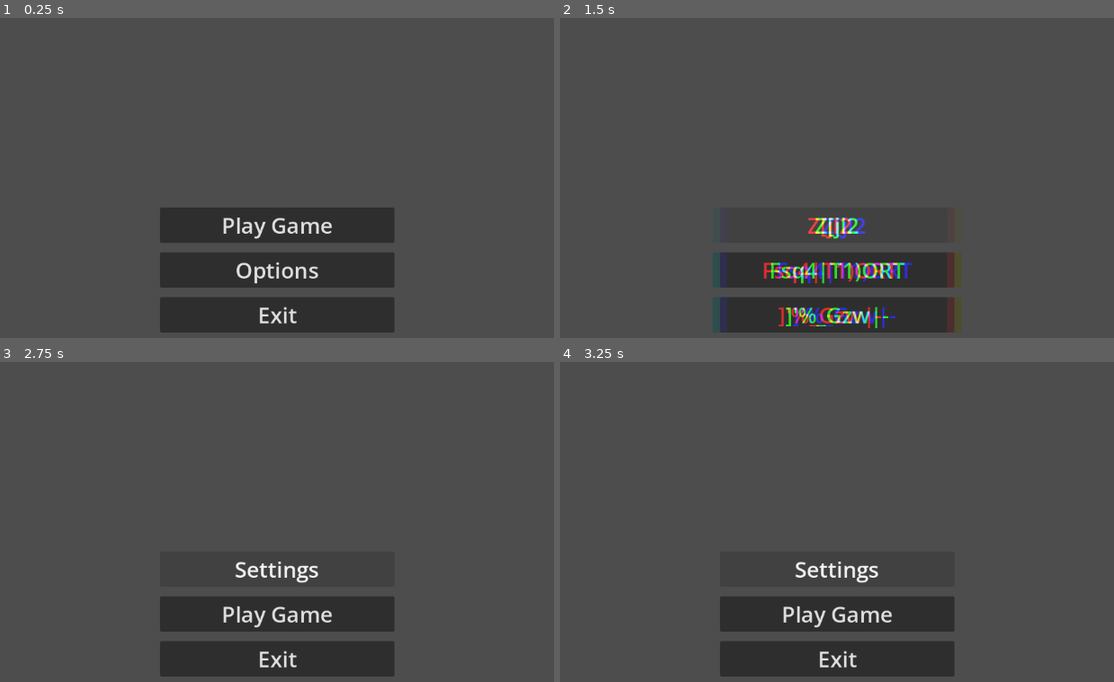
Above: before the commit, frames 1-4 (two rows, left to right).
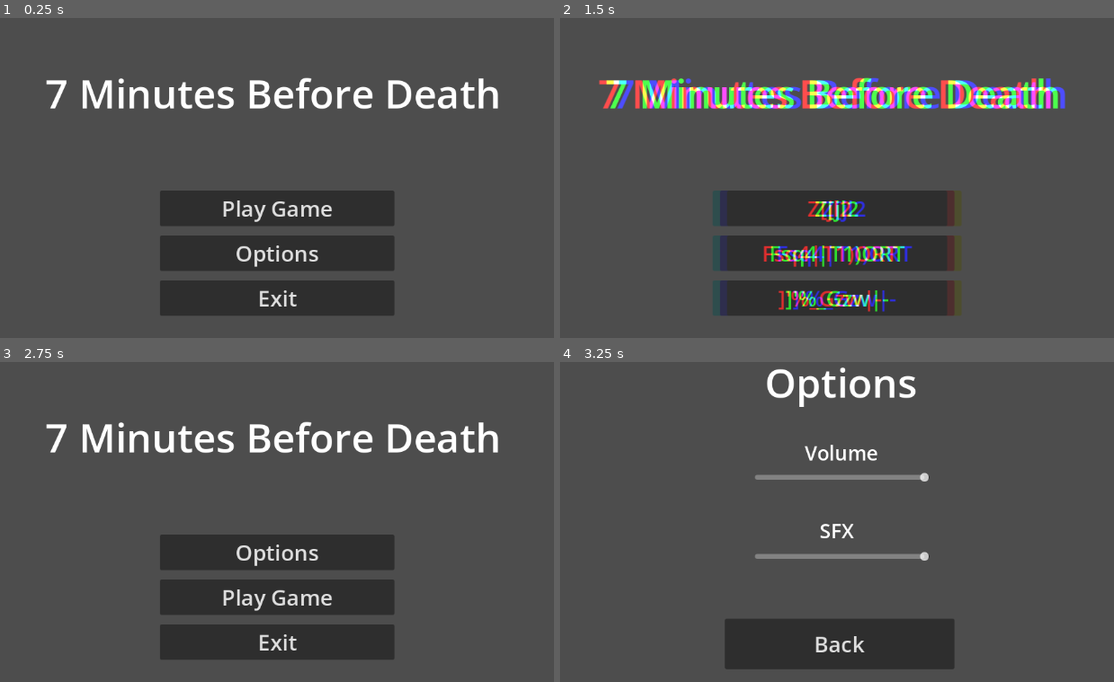
Above: after the commit, the same moments.

Repository: Vixies-Team/7-minutes-before-death
Game: Godot game, scene res://scenes/main_menu.tscn
Same seed, same stepped clock (60 frames per second), same inputs: the game is played once before the commit and once after it. Sound files missing from this copy of the repository are replaced by a short silence.
Inputs:
- Up to frame 1 (0.25 s): no input
- Up to frame 2 (1.5 s): click "Options" at 0.5 s; click "f0)PRx9" at 1.25 s
- Up to frame 3 (2.75 s): click "Z3KGXF@*}" at 2 s
- Up to frame 4 (3.25 s): click "Settings" (after the commit: "Options") at 2.75 s

The runs differ from the first frame. In frame 1, 13% of the frame differs, in the area x 8-90%, y 18-99%; in frame 2, 17%, in the area x 6-92%, y 18-99%; in frame 3, 12%; in frame 4, 8.2%.

Commit message:
feat: update menu: options and audio bus

Diff:
--- /dev/null
+++ b/default_bus_layout.tres
@@ -0,0 +1,15 @@
+[gd_resource type="AudioBusLayout" format=3 uid="uid://0klyagh81i1j"]
+
+[resource]
+bus/1/name = &"Music"
+bus/1/solo = false
+bus/1/mute = false
+bus/1/bypass_fx = false
+bus/1/volume_db = 0.0
+bus/1/send = &"Master"
+bus/2/name = &"SFX"
+bus/2/solo = false
+bus/2/mute = false
+bus/2/bypass_fx = false
+bus/2/volume_db = 0.0
+bus/2/send = &"Master"
--- a/project.godot
+++ b/project.godot
@@ -15,6 +15,10 @@
 config/features=PackedStringArray("4.6", "Forward Plus")
 config/icon="res://icon.svg"
 
+[audio]
+
+buses/default_bus_layout="uid://0klyagh81i1j"
+
 [physics]
 
 3d/physics_engine="Jolt Physics"
--- a/scenes/main_menu.tscn
+++ b/scenes/main_menu.tscn
@@ -1,7 +1,9 @@
 [gd_scene format=3 uid="uid://cbvj4vltvtf66"]
 
 [ext_resource type="Script" uid="uid://bth6iq113cps1" path="res://scripts/main_menu.gd" id="1_ekxnf"]
+[ext_resource type="Script" uid="uid://bfrckhwha1hwp" path="res://scripts/sliders/music.gd" id="2_8ln24"]
 [ext_resource type="Shader" uid="uid://iu6axvix0yol" path="res://assets/shaders/glitch_effect.gdshader" id="2_bqqt6"]
+[ext_resource type="Script" uid="uid://ciohmnkt7dysn" path="res://scripts/sliders/sfx.gd" id="2_wu84c"]
 [ext_resource type="AudioStream" uid="uid://v235kqmirk4s" path="res://assets/musics/in_memoriam.mp3" id="3_bqqt6"]
 
 [sub_resource type="ShaderMaterial" id="ShaderMaterial_fu7sn"]
@@ -11,36 +13,130 @@
 [node name="Main Menu" type="CanvasLayer" unique_id=1895851530]
 script = ExtResource("1_ekxnf")
 
-[node name="Control" type="Control" parent="." unique_id=1667761717]
+[node name="Menu" type="Control" parent="." unique_id=1667761717]
 layout_mode = 3
-anchors_preset = 0
+anchors_preset = 15
+anchor_right = 1.0
+anchor_bottom = 1.0
+grow_horizontal = 2
+grow_vertical = 2
+
+[node name="Label" type="Label" parent="Menu" unique_id=82423260]
+layout_mode = 0
+offset_left = 192.0
+offset_top = 144.0
+offset_right = 923.0
+offset_bottom = 232.0
+theme_override_font_sizes/font_size = 64
+text = "7 Minutes Before Death"
+horizontal_alignment = 1
+vertical_alignment = 1
+
+[node name="VBox" type="VBoxContainer" parent="Menu" unique_id=628464658]
+layout_mode = 0
 offset_left = 376.0
-offset_top = 552.0
+offset_top = 345.0
 offset_right = 752.0
-offset_bottom = 552.0
-
-[node name="VBox" type="VBoxContainer" parent="Control" unique_id=628464658]
-layout_mode = 0
-offset_top = -180.0
-offset_right = 376.0
-offset_bottom = 21.0
+offset_bottom = 546.0
 size_flags_horizontal = 4
 theme_override_constants/separation = 15
 
-[node name="Play Game" type="Button" parent="Control/VBox" unique_id=141896415]
+[node name="Play Game" type="Button" parent="Menu/VBox" unique_id=141896415]
 layout_mode = 2
 theme_override_font_sizes/font_size = 35
 text = "Play Game"
 
-[node name="Settings" type="Button" parent="Control/VBox" unique_id=1096782471]
+[node name="Options" type="Button" parent="Menu/VBox" unique_id=1096782471]
 layout_mode = 2
 theme_override_font_sizes/font_size = 35
 text = "Options"
 
-[node name="Exit" type="Button" parent="Control/VBox" unique_id=605073937]
+[node name="Exit" type="Button" parent="Menu/VBox" unique_id=605073937]
 layout_mode = 2
 theme_override_font_sizes/font_size = 35
 text = "Exit"
+
+[node name="Options" type="Control" parent="." unique_id=1292321462]
+visible = false
+layout_mode = 3
+anchors_preset = 15
+anchor_right = 1.0
+anchor_bottom = 1.0
+grow_horizontal = 2
+grow_vertical = 2
+
+[node name="Options Label" type="Label" parent="Options" unique_id=1595811783]
+layout_mode = 0
+offset_left = 448.0
+offset_top = 56.0
+offset_right = 692.0
+offset_bottom = 144.0
+theme_override_font_sizes/font_size = 64
+text = "Options"
+
+[node name="Back" type="Button" parent="Options" unique_id=1944126619]
+layout_mode = 0
+offset_left = 384.0
+offset_top = 480.0
+offset_right = 752.0
+offset_bottom = 561.0
+theme_override_font_sizes/font_size = 35
+text = "Back"
+
+[node name="Label" type="Label" parent="Options" unique_id=2127951862]
+layout_mode = 0
+offset_left = 512.0
+offset_top = 191.0
+offset_right = 630.0
+offset_bottom = 236.0
+theme_override_font_sizes/font_size = 32
+text = "Volume"
+horizontal_alignment = 1
+vertical_alignment = 1
+
+[node name="Slider" type="HSlider" parent="Options" unique_id=888565597]
+layout_mode = 0
+offset_left = 432.0
+offset_top = 245.0
+offset_right = 712.0
+offset_bottom = 261.0
+max_value = 1.0
+step = 0.01
+value = 1.0
+script = ExtResource("2_8ln24")
+music_bus_name = "Music"
+
+[node name="Label2" type="Label" parent="Options" unique_id=1111849523]
+layout_mode = 0
+offset_left = 536.0
+offset_top = 316.0
+offset_right = 591.0
+offset_bottom = 361.0
+theme_override_font_sizes/font_size = 32
+text = "SFX"
+horizontal_alignment = 1
+vertical_alignment = 1
+
+[node name="Slider2" type="HSlider" parent="Options" unique_id=89936213]
+layout_mode = 0
+offset_left = 432.0
+offset_top = 372.0
+offset_right = 712.0
+offset_bottom = 388.0
+max_value = 1.0
+step = 0.01
+value = 1.0
+script = ExtResource("2_wu84c")
+sfx_bus_name = "SFX"
+
+[node name="Fade Out" type="ColorRect" parent="." unique_id=135071712]
+anchors_preset = 15
+anchor_right = 1.0
+anchor_bottom = 1.0
+grow_horizontal = 2
+grow_vertical = 2
+mouse_filter = 2
+color = Color(0, 0, 0, 0)
 
 [node name="Glitch Effects" type="ColorRect" parent="." unique_id=980423963]
 material = SubResource("ShaderMaterial_fu7sn")
@@ -53,7 +149,11 @@
 
 [node name="Music" type="AudioStreamPlayer2D" parent="." unique_id=1701639886]
 stream = ExtResource("3_bqqt6")
+bus = &"Music"
 
-[connection signal="pressed" from="Control/VBox/Play Game" to="." method="_on_play_game_pressed"]
-[connection signal="pressed" from="Control/VBox/Settings" to="." method="_on_settings_pressed"]
-[connection signal="pressed" from="Control/VBox/Exit" to="." method="_on_exit_pressed"]
+[connection signal="pressed" from="Menu/VBox/Play Game" to="." method="_on_play_game_pressed"]
+[connection signal="pressed" from="Menu/VBox/Options" to="." method="_on_settings_pressed"]
+[connection signal="pressed" from="Menu/VBox/Exit" to="." method="_on_exit_pressed"]
+[connection signal="pressed" from="Options/Back" to="." method="_on_back_pressed"]
+[connection signal="value_changed" from="Options/Slider" to="Options/Slider" method="_on_value_changed"]
+[connection signal="value_changed" from="Options/Slider2" to="Options/Slider2" method="_on_value_changed"]
--- a/scripts/main_menu.gd
+++ b/scripts/main_menu.gd
@@ -1,10 +1,14 @@
 extends CanvasLayer
 
-@onready var play_game: Button = $"Control/VBox/Play Game"
-@onready var settings: Button = $Control/VBox/Settings
-@onready var exit: Button = $Control/VBox/Exit
+@onready var menu: Control = $Menu
+
+@onready var play_game: Button = $"Menu/VBox/Play Game"
+@onready var options: Button = $Menu/VBox/Options
+@onready var exit: Button = $Menu/VBox/Exit
 @onready var glitch_effects: ColorRect = $"Glitch Effects"
 @onready var music: AudioStreamPlayer2D = $Music
+
+@onready var option: Control = $Options
 
 var is_random = false
 var done_random = false
@@ -17,6 +21,7 @@
 		await get_tree().create_timer(0.1).timeout
 
 func random_button_first():
+	glitch_effects.mouse_filter = 0 # Set mouse filter to Stop
 	is_random = true
 	var loop_stutter = [true]
 	stutter(loop_stutter)
@@ -26,30 +31,43 @@
 
 	while Time.get_ticks_msec() < end_time:
 		play_game.text = random_string(randi_range(5, 12))
-		settings.text = random_string(randi_range(5, 12))
+		options.text = random_string(randi_range(5, 12))
 		exit.text = random_string(randi_range(5, 12))
 		await get_tree().create_timer(0.05).timeout
 
-	play_game.text = "Settings"
-	settings.text = "Play Game"
+	play_game.text = "Options"
+	options.text = "Play Game"
 	exit.text = "Exit"
 
 	done_random = true
 	is_random = false
 	loop_stutter[0] = false
 	glitch_effects.material.set_shader_parameter("intensity", 0.0)
+	glitch_effects.mouse_filter = 2 # after that, set mouse filter to Ignore
 
 func _ready() -> void:
 	music.play()
 	seed(Time.get_unix_time_from_system())
 
 func start_game_menu():
-	print("start game")
+	$"Fade Out".mouse_filter = 0 # Set mouse filter to Stop
+	var tween = create_tween()
+
+	tween.tween_property(
+		$"Fade Out",
+		"color:a",
+		1.0,
+		1.5
+	)
+
+	await tween.finished
+
+	print("finished")
 	pass
 
 func options_menu():
-	print("options")
-	pass
+	menu.visible = false
+	option.visible = true
 
 func random_string(length: int) -> String:
 	var chars := "0123456789abcdefghijklmnopqrstuvwxyzABCDEFGHIJKLMNOPQRSTUVWXYZ!@#$%^&*()_+-=[]{}|;:',.<>/?"
@@ -77,3 +95,7 @@
 func _on_exit_pressed() -> void:
 	if is_random: return
 	get_tree().quit()
+
+func _on_back_pressed() -> void:
+	option.visible = false
+	menu.visible = true
--- /dev/null
+++ b/scripts/sliders/music.gd
@@ -0,0 +1,10 @@
+extends HSlider
+
+@export var music_bus_name: String
+
+var audio_bus_id;
+func _ready() -> void:
+	audio_bus_id = AudioServer.get_bus_index(music_bus_name)
+
+func _on_value_changed(value: float) -> void:
+	AudioServer.set_bus_volume_db(audio_bus_id, linear_to_db(value))
--- /dev/null
+++ b/scripts/sliders/sfx.gd
@@ -0,0 +1,10 @@
+extends HSlider
+
+@export var sfx_bus_name: String
+
+var audio_bus_id
+func _ready() -> void:
+	audio_bus_id = AudioServer.get_bus_index(sfx_bus_name)
+
+func _on_value_changed(value: float) -> void:
+	AudioServer.set_bus_volume_db(audio_bus_id, linear_to_db(value))
Not shown, added: scripts/sliders/music.gd.uid
Not shown, added: scripts/sliders/sfx.gd.uid
